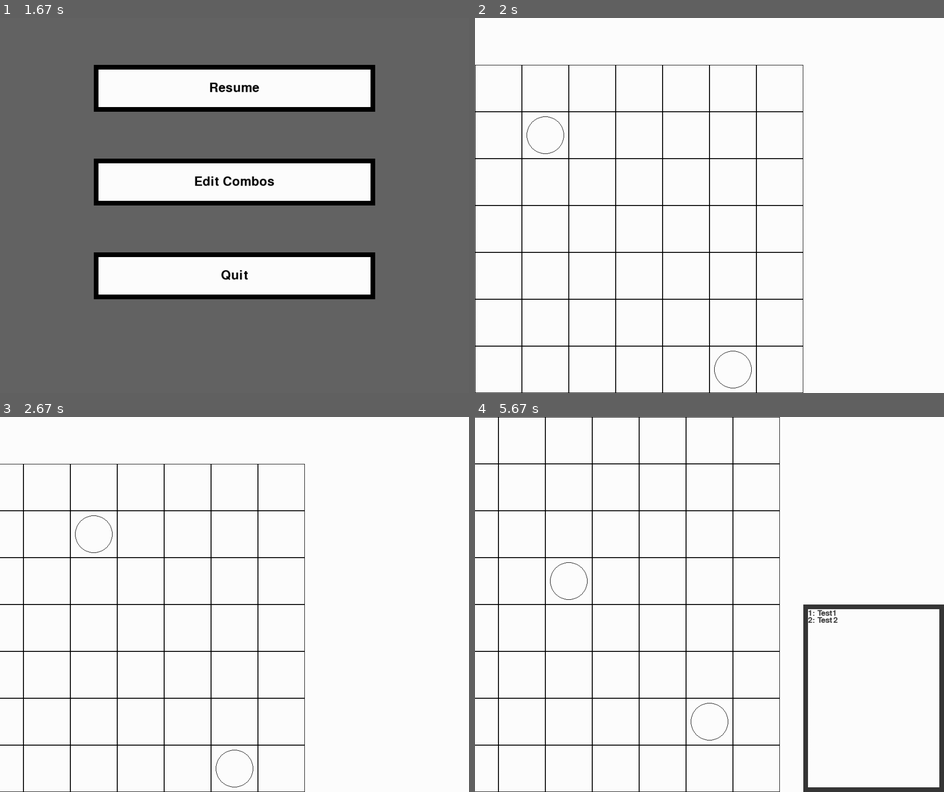
Above: before the commit, frames 1-4 (two rows, left to right).
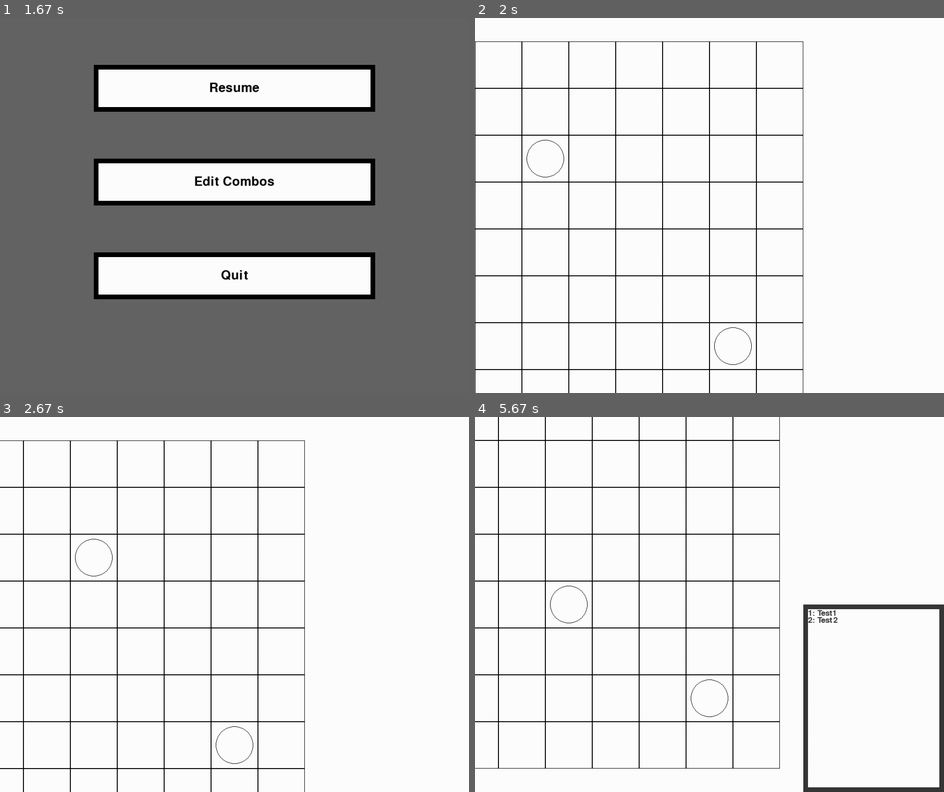
Above: after the commit, the same moments.

Repository: B3NJP/FinalSDDProject
Game: pygame game, started from main.py
The game is run twice, just before and just after one commit, with the same random seed, the same clock (stepped at 60 frames per second) and the same inputs.
Inputs:
- Up to frame 1 (1.67 s): hold Right 0.33-0.8 s; hold P 0.83-1.13 s; hold Up 0.83-1.13 s; hold W 0.83-1.13 s; hold Esc 1.17-1.47 s; hold Up 1.17-1.47 s; hold W 1.17-1.47 s
- Up to frame 2 (2 s): hold Esc from 1.83 s (still down); hold Right from 1.83 s (still down); hold D from 1.83 s (still down)
- Up to frame 3 (2.67 s): release Esc at 2.3 s; release Right at 2.3 s; release D at 2.3 s; hold G from 2.33 s (still down); hold Right from 2.33 s (still down); hold D from 2.33 s (still down)
- Up to frame 4 (5.67 s): release G at 2.8 s; release Right at 2.8 s; release D at 2.8 s; hold N 2.83-3.3 s; hold Right 2.83-3.3 s; hold D 2.83-3.3 s; tap M at 3.33 s; hold Right 3.67-4.13 s; hold D 3.67-4.13 s; hold Left 4.17-4.7 s; hold A 4.17-4.7 s; hold B 4.73-5.03 s; hold Down 4.73-5.03 s; hold S 4.73-5.03 s; hold Down 5.07-5.37 s; hold S 5.07-5.37 s; hold Left from 5.4 s (still down); hold A from 5.4 s (still down)

Frame 1 is identical in both runs. In frame 2, 3.1% of the frame differs, in the area x 0-70%, y 6-100%; in frame 3, 2.9%; in frame 4, 3.1%.

Commit message:
Made make button function Started work on combo menu

Diff:
--- a/main.py
+++ b/main.py
@@ -36,6 +36,7 @@
 # Pause Menu
 greyMenu = 100, 100, 100, 150
 pauseMenu = pygame.Surface(screenSize)
+pauseMenu.fill(greyMenu)
 dispPauseMenu = False
 
 # Further Pause Menu
@@ -44,24 +45,36 @@
 editComboButton = pygame.Surface(buttonSize)
 quitButton = pygame.Surface(buttonSize)
 menuFont = pygame.font.Font(None, 40)
+
+def drawButton(surface, el, text, font, location, size, backgroundCol, textCol):
+    surface.fill(backgroundCol)
+    pygame.draw.rect(surface, black, [0, 0] + size, 10)
+    surface.blit(font.render(text, True, black), [(size[0]-menuFont.size(text)[0])/2, (size[1]-menuFont.size(text)[1])/2])
+    el.blit(surface, location)
+
 def drawPauseMenuButtons(cursor):
-    resButton.fill(white)
-    pygame.draw.rect(resButton, black, [0, 0] + buttonSize, 10)
-    resButton.blit(menuFont.render("Resume", True, black), [(buttonSize[0]-menuFont.size("Resume")[0])/2, (buttonSize[1]-menuFont.size("Resume")[1])/2])
-    pauseMenu.blit(resButton, [200, 100])
-
-    resButton.fill(white)
-    pygame.draw.rect(resButton, black, [0, 0] + buttonSize, 10)
-    resButton.blit(menuFont.render("Edit Combos", True, black), [(buttonSize[0]-menuFont.size("Edit Combos")[0])/2, (buttonSize[1]-menuFont.size("Resume")[1])/2])
-    pauseMenu.blit(resButton, [200, 300])
-
-    quitButton.fill(white)
-    pygame.draw.rect(quitButton, black, [0, 0] + buttonSize, 10)
-    quitButton.blit(menuFont.render("Quit", True, black), [(buttonSize[0]-menuFont.size("Quit")[0])/2, (buttonSize[1]-menuFont.size("Resume")[1])/2])
-    pauseMenu.blit(quitButton, [200, 500])
+    # resButton.fill(white)
+    # pygame.draw.rect(resButton, black, [0, 0] + buttonSize, 10)
+    # resButton.blit(menuFont.render("Resume", True, black), [(buttonSize[0]-menuFont.size("Resume")[0])/2, (buttonSize[1]-menuFont.size("Resume")[1])/2])
+    # pauseMenu.blit(resButton, [200, 100])
+    #
+    # resButton.fill(white)
+    # pygame.draw.rect(resButton, black, [0, 0] + buttonSize, 10)
+    # resButton.blit(menuFont.render("Edit Combos", True, black), [(buttonSize[0]-menuFont.size("Edit Combos")[0])/2, (buttonSize[1]-menuFont.size("Resume")[1])/2])
+    # pauseMenu.blit(resButton, [200, 300])
+    #
+    # quitButton.fill(white)
+    # pygame.draw.rect(quitButton, black, [0, 0] + buttonSize, 10)
+    # quitButton.blit(menuFont.render("Quit", True, black), [(buttonSize[0]-menuFont.size("Quit")[0])/2, (buttonSize[1]-menuFont.size("Resume")[1])/2])
+    # pauseMenu.blit(quitButton, [200, 500])
+    drawButton(resButton, pauseMenu, "Resume", menuFont, [200, 100], buttonSize, white, black)
+    drawButton(editComboButton, pauseMenu, "Edit Combos", menuFont, [200, 300], buttonSize, white, black)
+    drawButton(quitButton, pauseMenu, "Quit", menuFont, [200, 500], buttonSize, white, black)
 
 # Combo Menu
 dispComboMenu = False
+def drawComboMenu():
+    pass
 
 # Text Font
 font = pygame.font.Font(None, 25)
@@ -87,68 +100,71 @@
 
 while True:
     # Gets events
-    for event in pygame.event.get():
+    for event in pygame.event.get(): # Note consider moving these into functions in another file
         if event.type == pygame.QUIT:
             sys.exit()
         if event.type == pygame.KEYDOWN:
-            if event.key == pygame.K_UP:
-                camera[1] += .5
-            if event.key == pygame.K_RIGHT:
-                camera[0] -= .5
-            if event.key == pygame.K_DOWN:
-                camera[1] -= .5
-            if event.key == pygame.K_LEFT:
-                camera[0] += .5
-
-            if event.key == pygame.K_w:
-                Alice.loc[1] -= 1
-            if event.key == pygame.K_a:
-                Alice.loc[0] -= 1
-            if event.key == pygame.K_s:
-                Alice.loc[1] += 1
-            if event.key == pygame.K_d:
-                Alice.loc[0] += 1
-
-            if event.key == pygame.K_p:
-                cArt = exampleArts.pierce
-            if event.key == pygame.K_g:
-                cArt = exampleArts.greatPierce
-            if event.key == pygame.K_b:
-                cArt = exampleArts.broadSlash
-
-            # if event.key == pygame.K_u:
-            #     functions.useArt(Alice, units, cArt, 0, 'U')
-            # if event.key == pygame.K_h:
-            #     functions.useArt(Alice, units, cArt, 0, 'L')
-            # if event.key == pygame.K_j:
-            #     functions.useArt(Alice, units, cArt, 0, 'D')
-            # if event.key == pygame.K_k:
-            #     functions.useArt(Alice, units, cArt, 0, 'R')
-            if chosenCombo:
-                if event.key == pygame.K_u:
-                    chosenCombo.run(Alice, units, 'N')
-                if event.key == pygame.K_k:
-                    chosenCombo.run(Alice, units, 'E')
-                if event.key == pygame.K_j:
-                    chosenCombo.run(Alice, units, 'S')
-                if event.key == pygame.K_h:
-                    chosenCombo.run(Alice, units, 'W')
-
-            # if event.key == pygame.K_z:
-            #     testComboA.run(Alice, units, testDirsA)
-            # if event.key == pygame.K_x:
-            #     testComboB.run(Alice, units, testDirsB)
-
-            if event.key == pygame.K_m:
-                dispStatWind = not dispStatWind
-            if event.key == pygame.K_n:
-                dispComboWind = not dispComboWind
-            if event.key == pygame.K_ESCAPE and not dispComboMenu:
+            if event.key == pygame.K_ESCAPE:
+                if dispComboMenu:
+                    dispComboMenu = False
                 dispPauseMenu = not dispPauseMenu
-
-            # Checks if number (to select combo)
-            if pygame.key.name(event.key) in "1234567890":
-                chosenCombo = combos[(int(pygame.key.name(event.key))-1)%10] # The % 10 here is unnessasary, using index -1 gets last in array, but I would rather not rely on a lucky coincidence which makes the code unclear
+            if not dispPauseMenu:
+                if event.key == pygame.K_UP:
+                    camera[1] += .5
+                if event.key == pygame.K_RIGHT:
+                    camera[0] -= .5
+                if event.key == pygame.K_DOWN:
+                    camera[1] -= .5
+                if event.key == pygame.K_LEFT:
+                    camera[0] += .5
+
+                if event.key == pygame.K_w:
+                    Alice.loc[1] -= 1
+                if event.key == pygame.K_a:
+                    Alice.loc[0] -= 1
+                if event.key == pygame.K_s:
+                    Alice.loc[1] += 1
+                if event.key == pygame.K_d:
+                    Alice.loc[0] += 1
+
+                if event.key == pygame.K_p:
+                    cArt = exampleArts.pierce
+                if event.key == pygame.K_g:
+                    cArt = exampleArts.greatPierce
+                if event.key == pygame.K_b:
+                    cArt = exampleArts.broadSlash
+
+                # if event.key == pygame.K_u:
+                #     functions.useArt(Alice, units, cArt, 0, 'U')
+                # if event.key == pygame.K_h:
+                #     functions.useArt(Alice, units, cArt, 0, 'L')
+                # if event.key == pygame.K_j:
+                #     functions.useArt(Alice, units, cArt, 0, 'D')
+                # if event.key == pygame.K_k:
+                #     functions.useArt(Alice, units, cArt, 0, 'R')
+                if chosenCombo:
+                    if event.key == pygame.K_u:
+                        chosenCombo.run(Alice, units, 'N')
+                    if event.key == pygame.K_k:
+                        chosenCombo.run(Alice, units, 'E')
+                    if event.key == pygame.K_j:
+                        chosenCombo.run(Alice, units, 'S')
+                    if event.key == pygame.K_h:
+                        chosenCombo.run(Alice, units, 'W')
+
+                # if event.key == pygame.K_z:
+                #     testComboA.run(Alice, units, testDirsA)
+                # if event.key == pygame.K_x:
+                #     testComboB.run(Alice, units, testDirsB)
+
+                if event.key == pygame.K_m:
+                    dispStatWind = not dispStatWind
+                if event.key == pygame.K_n:
+                    dispComboWind = not dispComboWind
+
+                # Checks if number (to select combo)
+                if pygame.key.name(event.key) in "1234567890":
+                    chosenCombo = combos[(int(pygame.key.name(event.key))-1)%10] # The % 10 here is unnessasary, using index -1 gets last in array, but I would rather not rely on a lucky coincidence which makes the code unclear
 
         if event.type == pygame.MOUSEBUTTONDOWN: # Mouse buttons
             if event.button == 1:
@@ -158,7 +174,6 @@
                             dispPauseMenu = False
 
                         if 300 <= event.pos[1] <= 400:
-                            dispPauseMenu = False
                             dispComboMenu = True
 
                         if 500 <= event.pos[1] <= 600:
@@ -194,12 +209,13 @@
         screen.blit(comboWindow, [screenSize[0]-comboWindowSize[0], screenSize[1]-comboWindowSize[1]])
 
     if dispPauseMenu:
-        pauseMenu.fill(greyMenu)
-        drawPauseMenuButtons('test')
+        if dispComboMenu:
+            pass
+        else:
+            drawPauseMenuButtons('test')
         screen.blit(pauseMenu, [0,0])
 
-    if dispComboMenu:
-        pass
+
 
     # Draws everything to screen
     pygame.display.flip()
